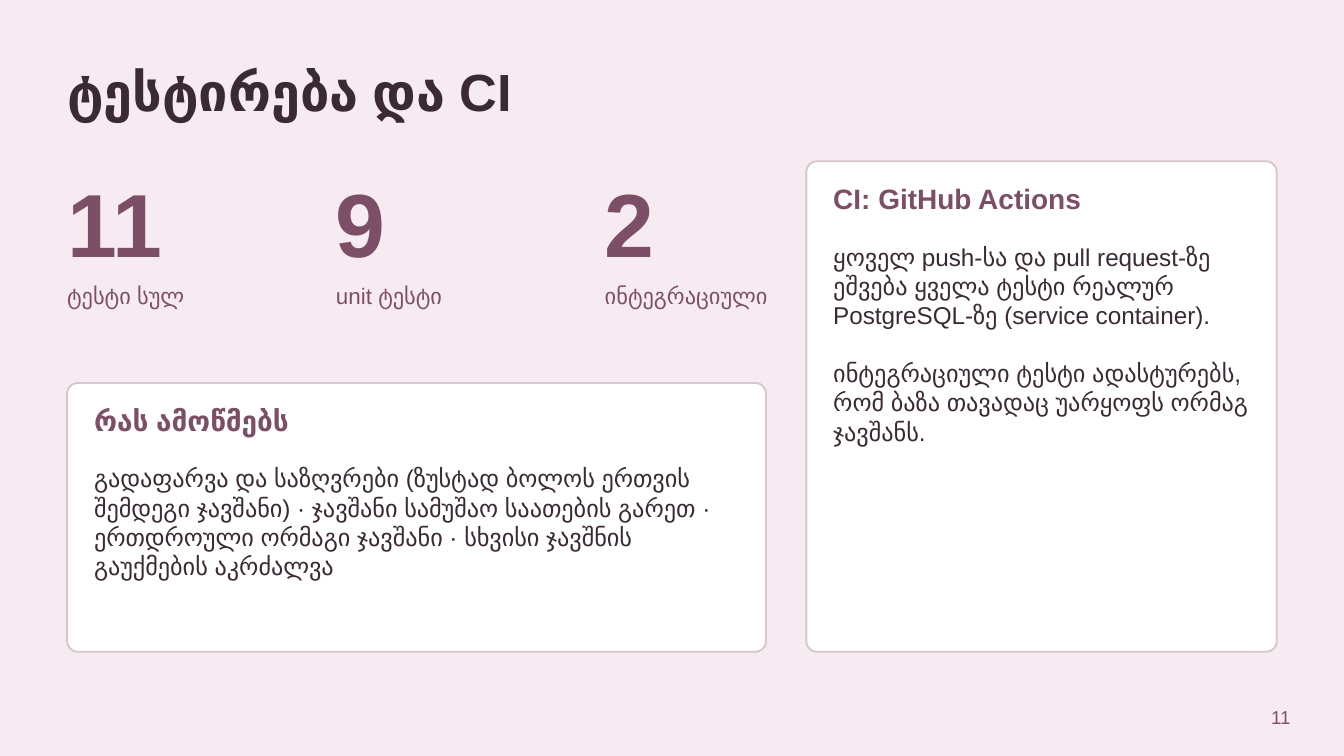
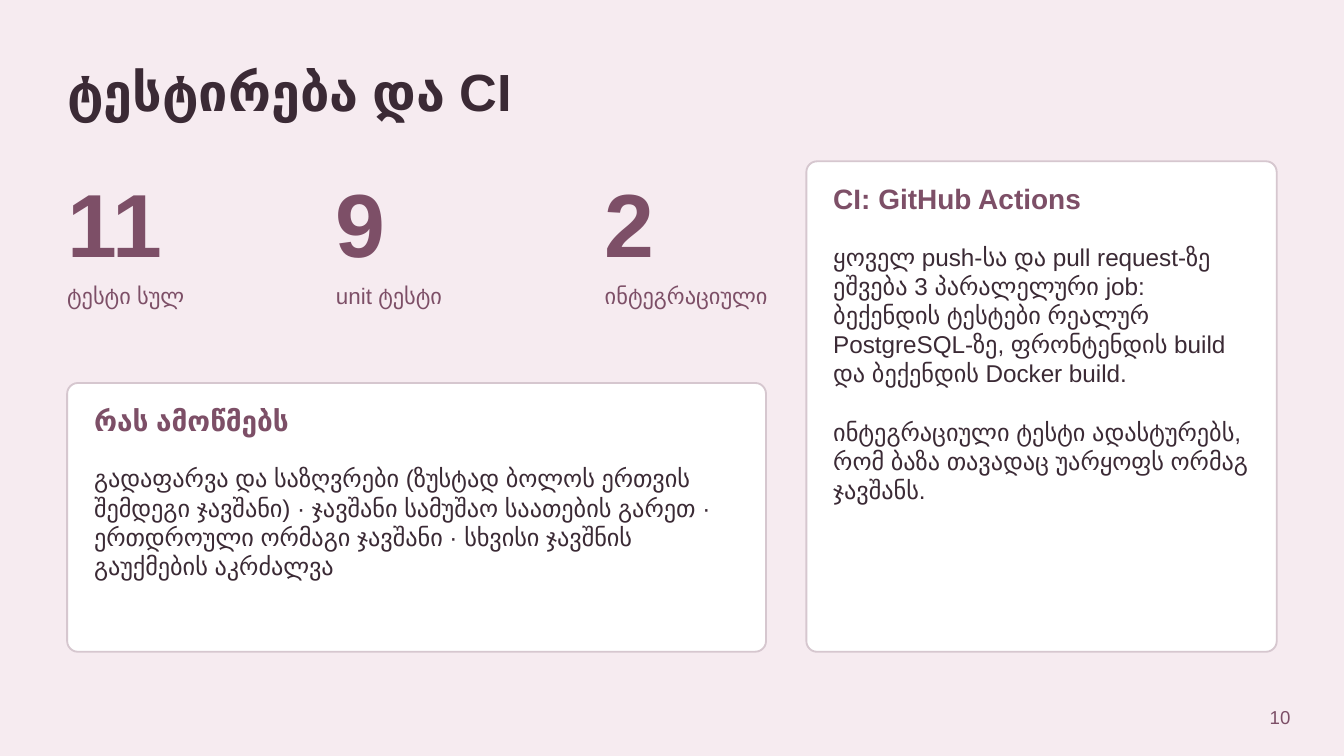
Before and after one commit to TamarGagnide/SalonBooking, a slide deck: slide 10 of docs/SalonBooking_presentation_ka.pptx (slide 11 before the commit). Drawn at 1344x756 pixels with LibreOffice and Linux fonts; fonts in the diff are those of the drawing. Boxes give left, top, right and bottom in pixels: in the first picture for what was removed or moved away, otherwise in the second. Text is boxed around its words. In the diff, an @@ line names an element or a change of style, - is before the commit and + after.

```diff
--- a/docs/SalonBooking_presentation_ka.pptx
+++ b/docs/SalonBooking_presentation_ka.pptx
@@ text at bbox=[833, 246, 1225, 388]: text changed @@
-ყოველ push-სა და pull request-ზე ეშვება ყველა ტესტი რეალურ PostgreSQL-ზე (service container).
+ყოველ push-სა და pull request-ზე ეშვება 3 პარალელური job: ბექენდის ტესტები რეალურ PostgreSQL-ზე, ფრონტენდის build და ბექენდის Docker build.
@@ page number at bbox=[1270, 711, 1291, 724]: text changed @@
-11
+10
```
Also in this commit, not shown: 6 other slides changed, 1 slide added, 3 slides removed.
